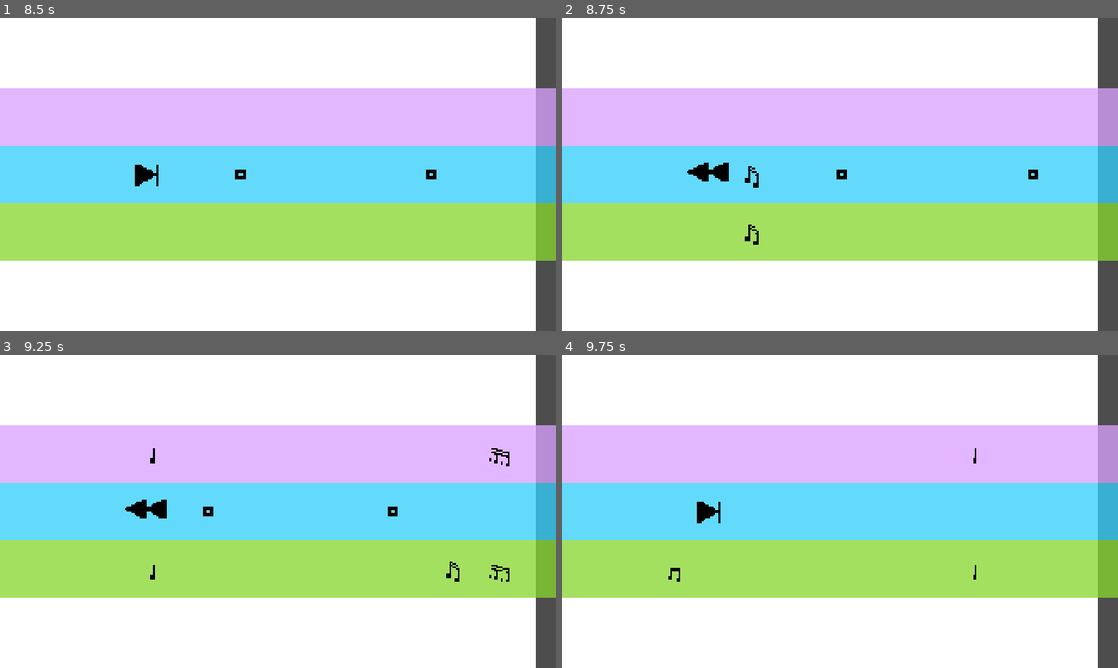
Above: before the commit, frames 1-4 (two rows, left to right).
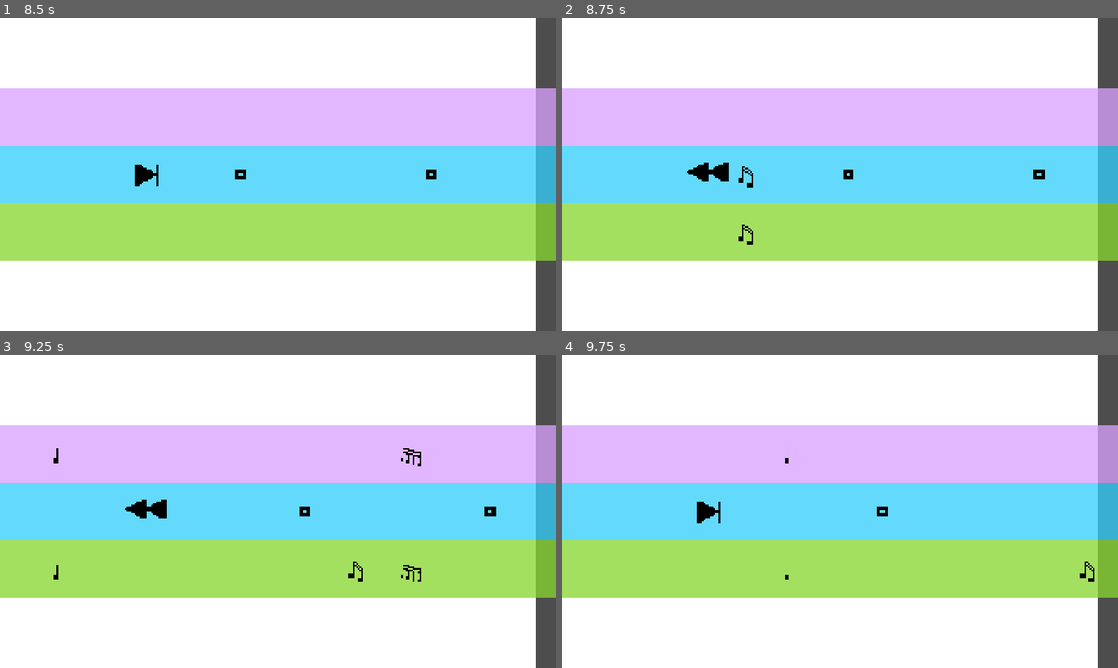
Above: after the commit, the same moments.

Repository: chorwat2137/haven-2026
Game: Godot game, scene res://scenes/main.tscn
Same seed, same stepped clock (60 frames per second), same inputs: the game is played once before the commit and once after it.
Inputs:
- Up to frame 1 (8.5 s): tap Enter (ui_accept) at 0.5, 0.77, 1.52, 3.02, 3.77, 4.52, 6.02, 6.77, 7.52 s; hold Right (ui_right) 0.53-2.03 s; tap Space (shoot) every 0.75 s from 0.6 to 8.1 s; hold Left (ui_left) 2.03-2.78 s; hold Right (ui_right) 2.78-4.28 s; hold Left (ui_left) 4.28-5.03 s; hold Right (ui_right) 5.03-5.78 s; hold Left (ui_left) 5.78-7.28 s; hold Right (ui_right) from 7.28 s (still down)
- Up to frame 2 (8.75 s): keep holding Right (ui_right)
- Up to frame 3 (9.25 s): keep holding Right (ui_right); tap Space (shoot) at 8.85 s; tap Enter (ui_accept) at 9.02 s
- Up to frame 4 (9.75 s): release Right (ui_right) at 9.53 s; hold Left (ui_left) from 9.53 s (still down); tap Space (shoot) at 9.6 s

Frame 1 is identical in both runs. In frame 2, 0.4% of the frame differs, in the area x 31-87%, y 47-73%; in frame 3, 0.7%, in the area x 9-92%, y 29-73%; in frame 4, 0.2%.

Commit message:
Automatic sync

Diff:
--- a/scripts/main.gd
+++ b/scripts/main.gd
@@ -105,7 +105,7 @@
 	$Player/Sprite2D.texture = load("res://gfx/player_back.png")
 	music.start_rewind()
 
-	speed = -abs(speed*2)
+	speed = -abs(START_SPEED*2)
 
 	await get_tree().create_timer(1.0).timeout
 
